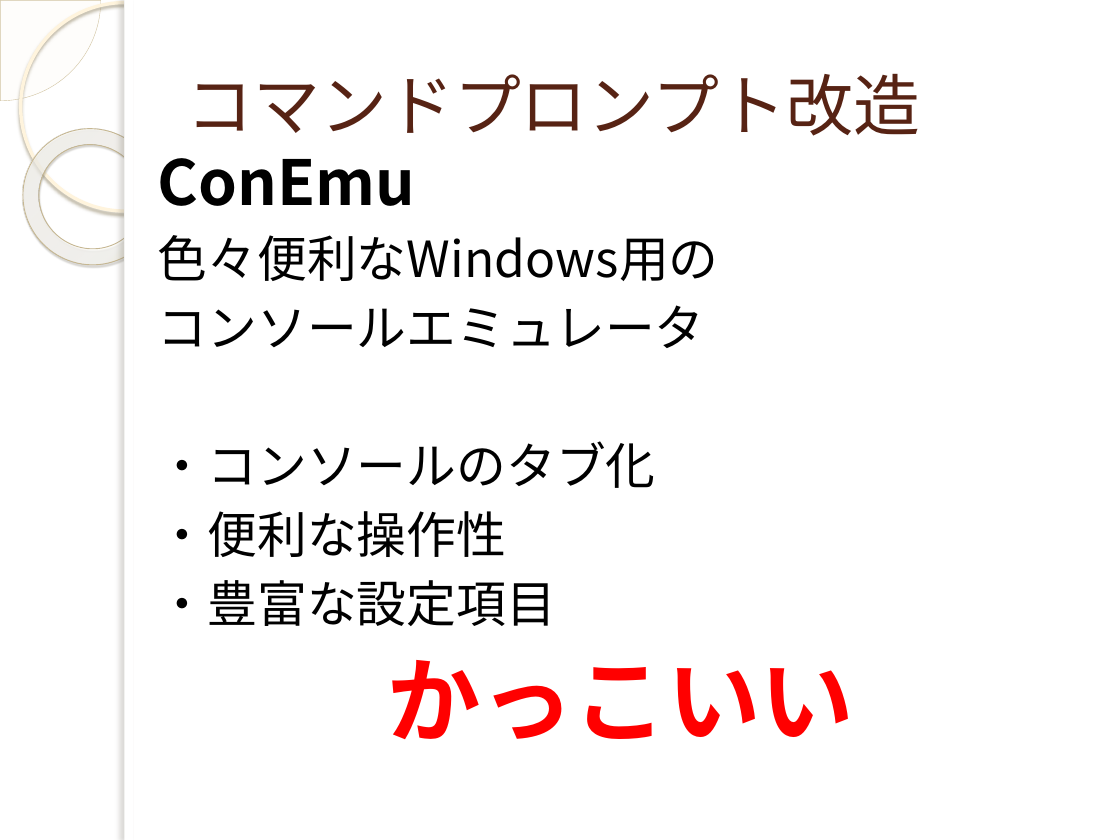
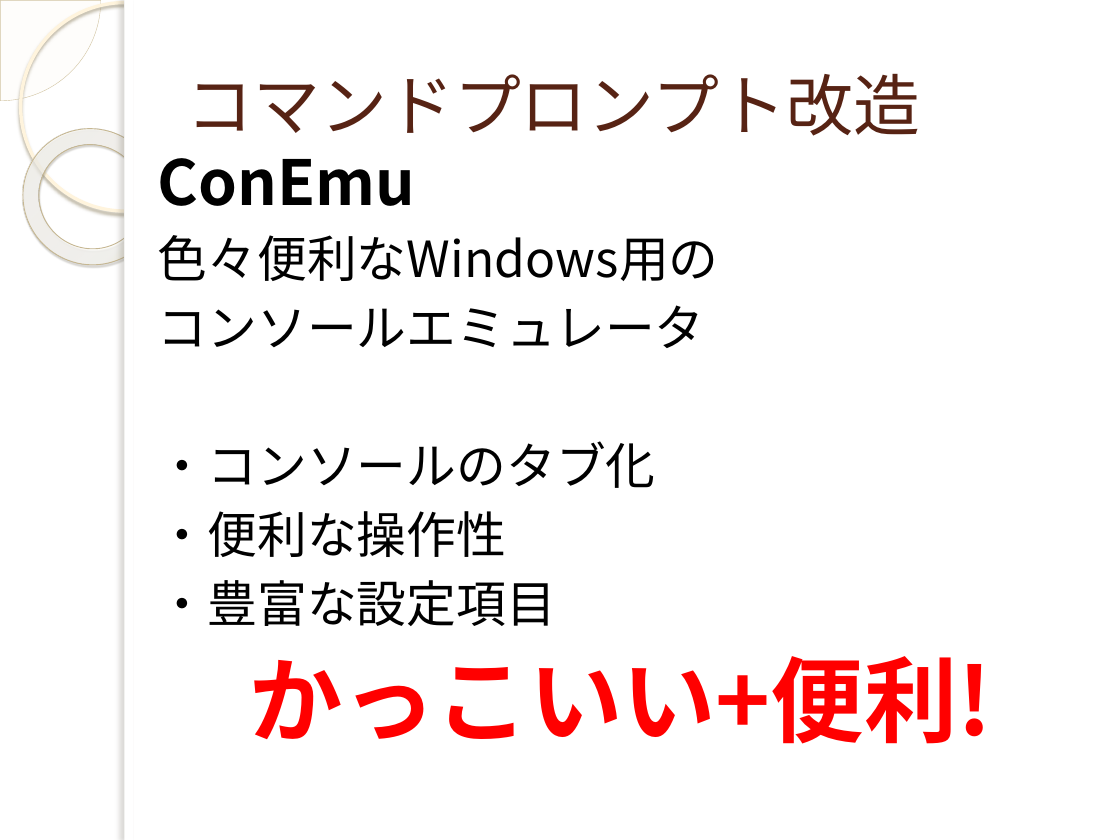
Before and after one commit to yuridonus/FEstudy, a slide deck: slide 10 of vimmer.pptx (slide 8 before the commit). Drawn at 1120x840 pixels with LibreOffice and Linux fonts; fonts in the diff are those of the drawing; background and template pictures are left out. Boxes give left, top, right and bottom in pixels: in the first picture for what was removed or moved away, otherwise in the second. Text is boxed around its words. In the diff, an @@ line names an element or a change of style, - is before the commit and + after.

```diff
--- a/vimmer.pptx
+++ b/vimmer.pptx
@@ text at bbox=[249, 656, 992, 744]: text changed @@
-かっこいい
+かっこいい+便利!
```
Also in this commit, not shown: 13 other slides changed, 9 slides added, 9 slides removed.
